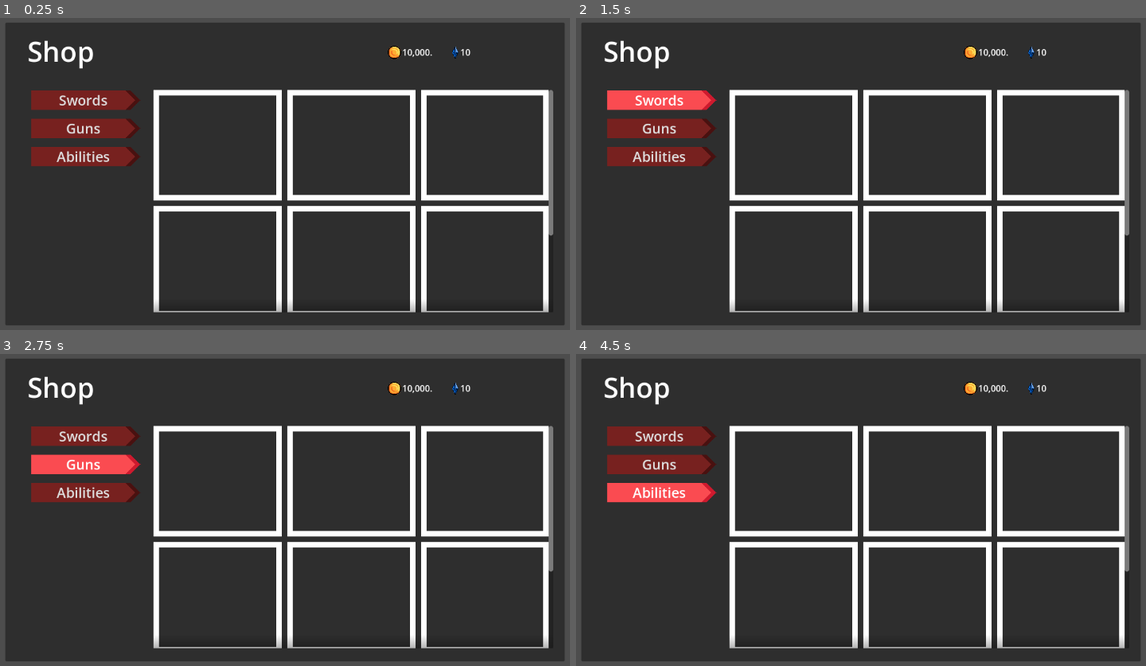
Above: before the commit, frames 1-4 (two rows, left to right).
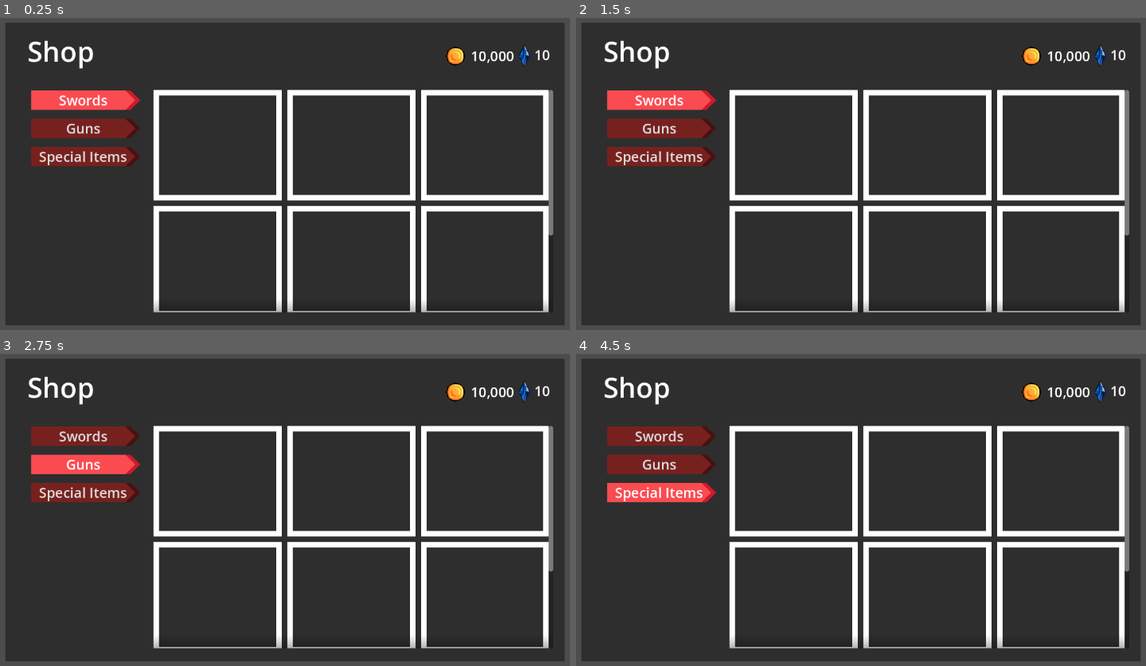
Above: after the commit, the same moments.

Repository: shafayatb/basic-2d-top-down-example
Game: Godot game, scene res://ui/shop/shop_menu.tscn
The game is run twice, just before and just after one commit, with the same random seed, the same clock (stepped at 60 frames per second) and the same inputs. The project has no main scene, so this scene is started directly.
Inputs (mouse positions are in pixels of both pictures, inside the frame that each line leads up to):
- Up to frame 1 (0.25 s): no input
- Up to frame 2 (1.5 s): click "Abilities" (after the commit: "Special Items") at 0.5 s; click "Swords" at 1.25 s
- Up to frame 3 (2.75 s): click "Guns" at 2 s
- Up to frame 4 (4.5 s): tap Enter at 2.75, 4.25 s; move the mouse to (1003, 491) at 2.77 s; hold D (Right) 2.78-3.53 s; click (1003, 491) at 2.85 s; tap Space at 3.5 s; move the mouse to (735, 528) at 3.52 s; hold Down (Down) 3.53-4.28 s; tap Ctrl (Dash) at 3.6 s; move the mouse to (923, 432) at 4.27 s; hold D (Right) from 4.28 s (still down); tap X (Shoot) at 4.35 s

The runs differ from the first frame. In frame 1, 2.0% of the frame differs, in the area x 5-97%, y 8-48%; in frame 2, 0.9%; in frame 3, 0.9%; in frame 4, 0.9%.

Commit message:
15b. Set selected button is group

Diff:
--- a/ui/shop/shop_menu.tscn
+++ b/ui/shop/shop_menu.tscn
@@ -92,6 +92,7 @@
 theme_override_styles/pressed = SubResource("StyleBoxFlat_t376w")
 theme_override_styles/hover = SubResource("StyleBoxFlat_wy7hk")
 toggle_mode = true
+button_pressed = true
 button_group = SubResource("ButtonGroup_dqfvq")
 text = "Swords"
 
@@ -109,7 +110,7 @@
 theme_override_font_sizes/font_size = 25
 toggle_mode = true
 button_group = SubResource("ButtonGroup_dqfvq")
-text = "Abilities"
+text = "Special Items"
 
 [node name="ScrollContainer" type="ScrollContainer" parent="MarginContainer/Panel" unique_id=587903198]
 layout_mode = 1
@@ -195,27 +196,29 @@
 theme_override_styles/panel = SubResource("StyleBoxFlat_i7so1")
 
 [node name="Coin" type="Sprite2D" parent="MarginContainer/Panel" unique_id=609804581]
-position = Vector2(704, 54)
-scale = Vector2(0.12000015, 0.12000015)
+position = Vector2(814.75, 60.74996)
+scale = Vector2(0.17249955, 0.17249955)
 texture = ExtResource("2_i7so1")
 
 [node name="CoinAmount" type="Label" parent="MarginContainer/Panel" unique_id=1920263080]
 layout_mode = 0
-offset_left = 718.0
-offset_top = 42.0
-offset_right = 782.0
-offset_bottom = 65.0
-text = "10,000."
+offset_left = 842.0
+offset_top = 43.0
+offset_right = 920.0
+offset_bottom = 78.0
+theme_override_font_sizes/font_size = 25
+text = "10,000"
 
 [node name="Gem" type="Sprite2D" parent="MarginContainer/Panel" unique_id=1761913688]
-position = Vector2(813.99994, 53.999996)
-scale = Vector2(0.025027923, 0.025027925)
+position = Vector2(939.00006, 60.000008)
+scale = Vector2(0.04383408, 0.043834083)
 texture = ExtResource("3_6cl0q")
 
 [node name="GemLabel" type="Label" parent="MarginContainer/Panel" unique_id=940852369]
 layout_mode = 0
-offset_left = 823.0
-offset_top = 42.0
-offset_right = 863.0
-offset_bottom = 65.0
+offset_left = 957.0
+offset_top = 41.0
+offset_right = 997.0
+offset_bottom = 76.0
+theme_override_font_sizes/font_size = 25
 text = "10"
